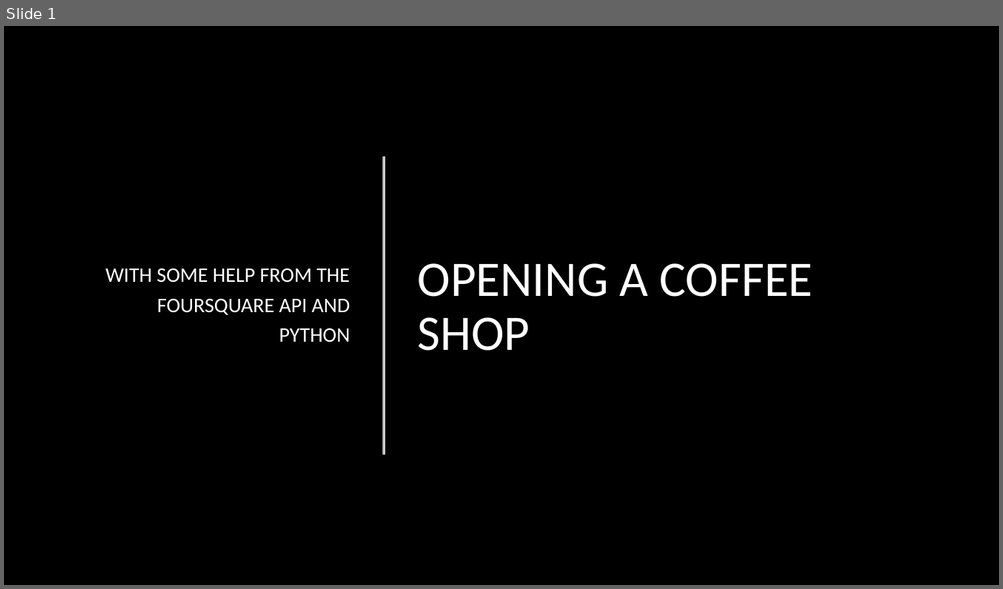
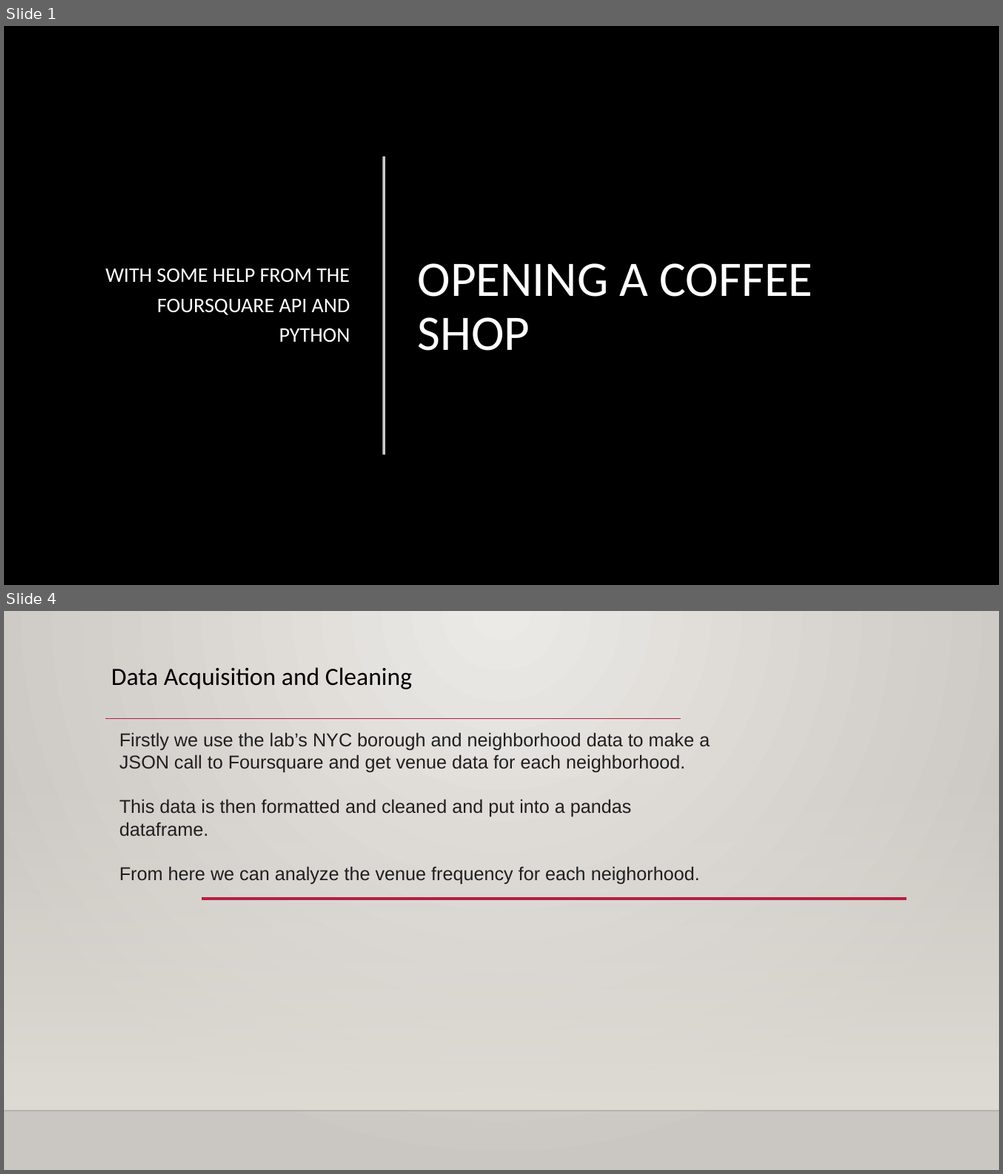
Before and after one commit to jeffbuschow/CourseraCapstone, a slide deck: Coursera Capstone Project Presentation.pptx. Shown one above the other, each under a label of ours: slide 1 before the commit, slides 1 and 4 after it; the slides between them are not shown. The pictures are 1003x589 and 1003x1174 pixels, drawn with LibreOffice and Linux fonts; fonts in the diff are those of the drawing; background and template pictures are left out. Boxes give left, top, right and bottom in pixels: in the first picture for what was removed or moved away, otherwise in the second. Text is boxed around its words. In the diff, an @@ line names an element or a change of style, - is before the commit and + after.

```diff
--- a/Coursera Capstone Project Presentation.pptx
+++ b/Coursera Capstone Project Presentation.pptx
@@ slide 4 added at (4,611,999,1170), background gradient #ECEAE7 to #CAC7C1; not listed: 1 template element that a slide beside it also shows @@
@@ text added at (111,667,412,689), 24 pt, text #000000 @@
+Data Acquisition and Cleaning
@@ line added from (105, 719) to (680, 719), #B71E42 0.75 pt @@
@@ text added at (119,732,709,885), 18 pt, text #1F1F1F @@
+Firstly we use the lab’s NYC borough and neighborhood data to make a JSON call to Foursquare and get venue data for each neighborhood.
+This data is then formatted and cleaned and put into a pandas dataframe.
+From here we can analyze the venue frequency for each neighorhood.
@@ rectangle added at (4,776,999,1111), fill gradient #DFDBD5 @@
@@ line added from (201, 899) to (906, 899), #B71E42 2.5 pt @@
```
Also in this commit, not shown: 6 other slides added, 1 slide removed, 1 other file.
